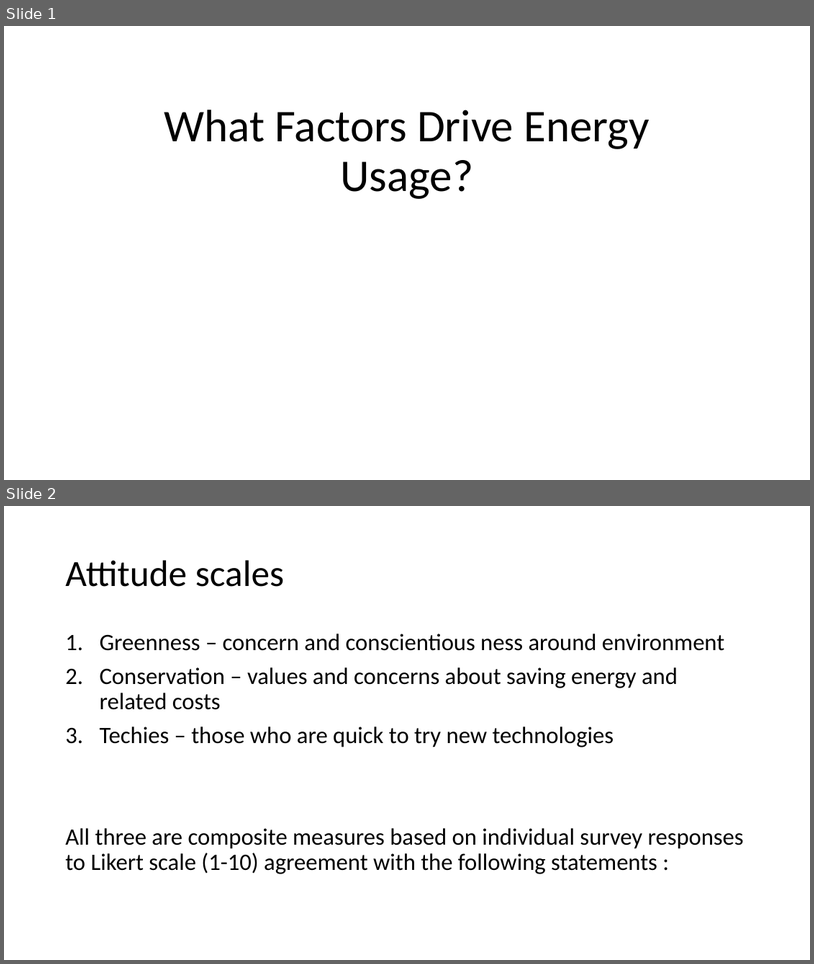
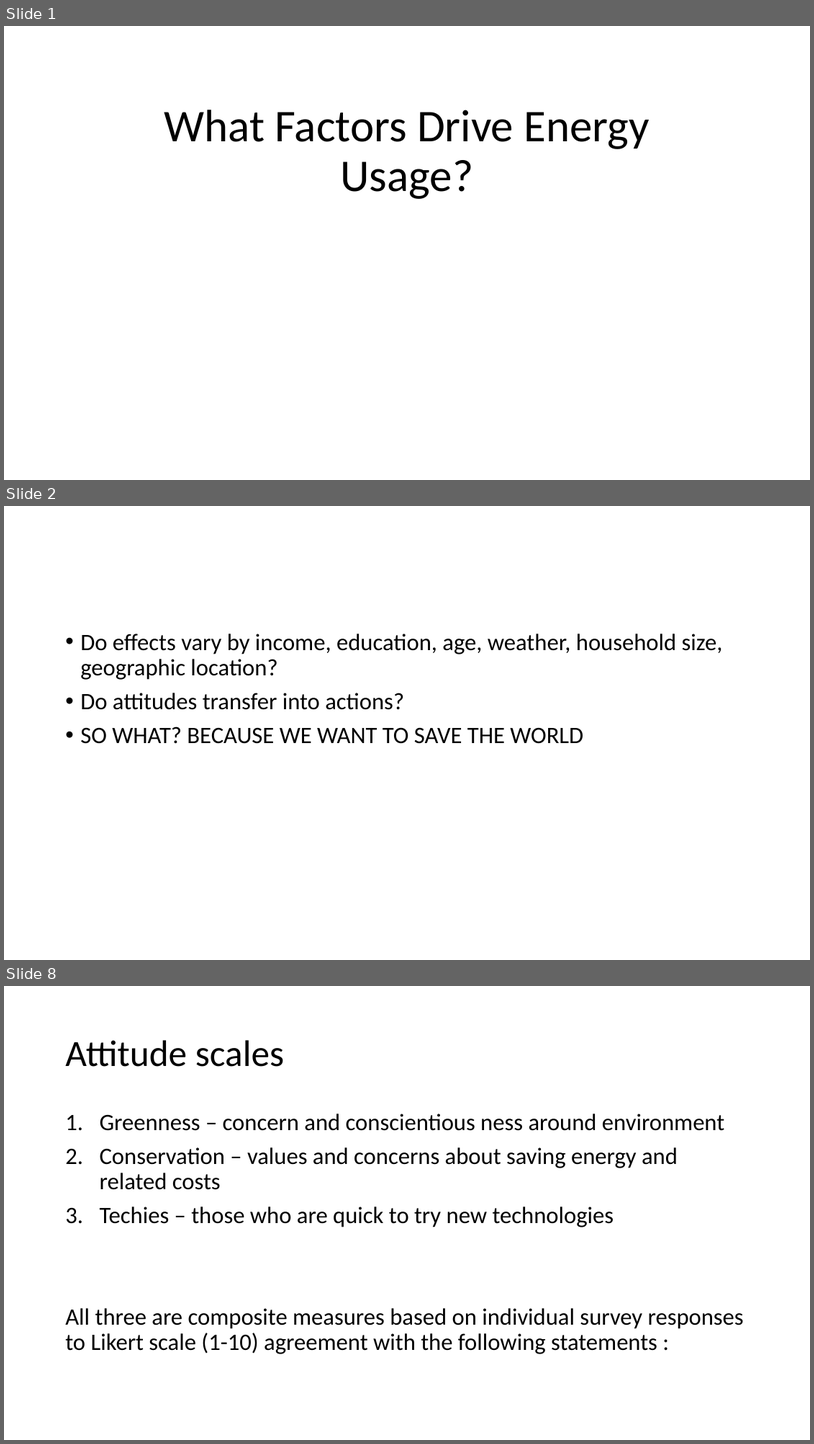
Before and after one commit to evanej/project-1, a slide deck: PPT Draft.pptx. Shown one above the other, each under a label of ours: slides 1 and 2 before the commit, slides 1, 2 and 8 after it; the slides between them are not shown. The pictures are 814x964 and 814x1444 pixels, drawn with LibreOffice and Linux fonts; fonts in the diff are those of the drawing. Boxes give left, top, right and bottom in pixels: in the first picture for what was removed or moved away, otherwise in the second. Text is boxed around its words. In the diff, an @@ line names an element or a change of style, - is before the commit and + after.

```diff
--- a/PPT Draft.pptx
+++ b/PPT Draft.pptx
@@ slide 2 added at bbox=[4, 506, 810, 960], background #FFFFFF @@
@@ text added at bbox=[80, 633, 723, 744], 28 pt, text #000000 @@
+• Do effects vary by income, education, age, weather, household size, geographic location?
+• Do attitudes transfer into actions?
+• SO WHAT? BECAUSE WE WANT TO SAVE THE WORLD
@@ what was slide 2 is now slide 8 @@
```
Also in this commit, not shown: 12 other slides added.
